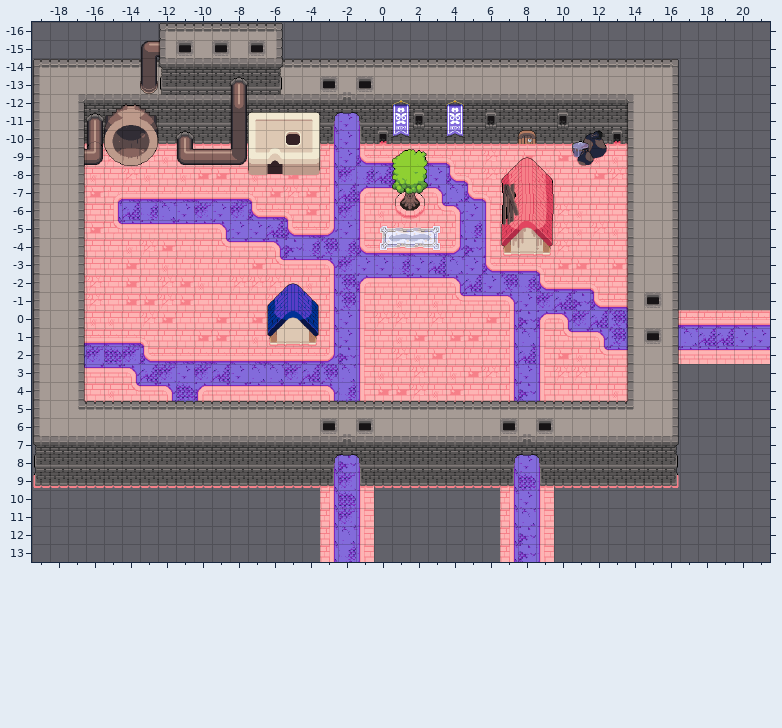
Tiled map -- levels/tiled-maps/test-level2.tmx. The picture above is the old version.
Cells are 32x32 px. Shown: x -19..21, y -16..13. Not drawn, because the pictures are missing: unchanged layer "GAMEPLAY/height and screen ref/screen re".
The result:
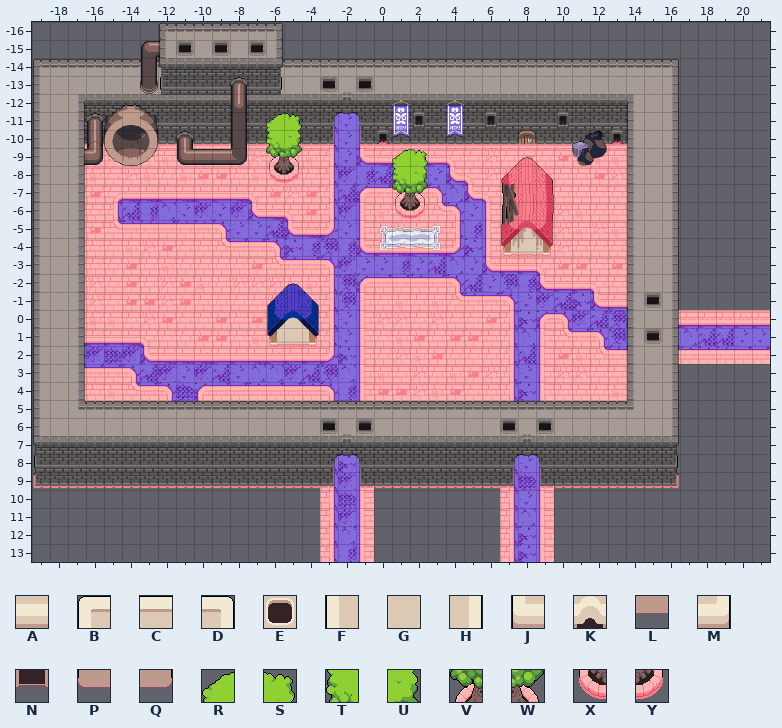
Key: from "sandstone-slums": A 6, B 7, C 8, D 9, E 16, F 19, G 20, H 21, J 27, K 28, L 30, M 33, N 40, P 55, Q 57; from "test-props": R 6, S 7, T 19, U 20, V 32, W 33, X 45, Y 46.
_ is an empty cell.
Tiles replaced or removed in this view: A, B, C, D, E, F, G, H, J, K, L, M, N, P, Q.
What changed:
Changed rows in their new state; . is an unchanged cell.
Layer "GAMEPLAY/Gruppe 4/Kachelebene 5" (removed):
first column x -7:
-11 ____
-10 ____
 -9 ____
 -8 ____
Layer "GAMEPLAY/props":
first column x -6:
-11 RS
-10 TU
 -9 VW
 -8 XY
Pixel boxes of the changes (left, top, right, bottom) in both pictures:
changed: (248, 112, 320, 183)
